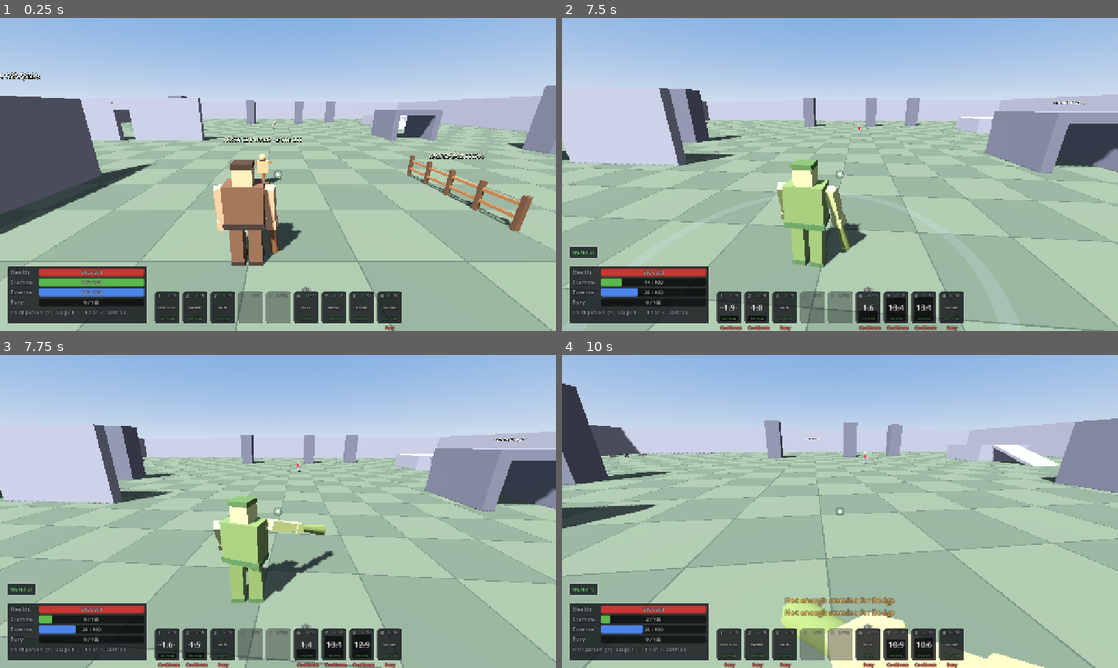
Above: before the commit, frames 1-4 (two rows, left to right).
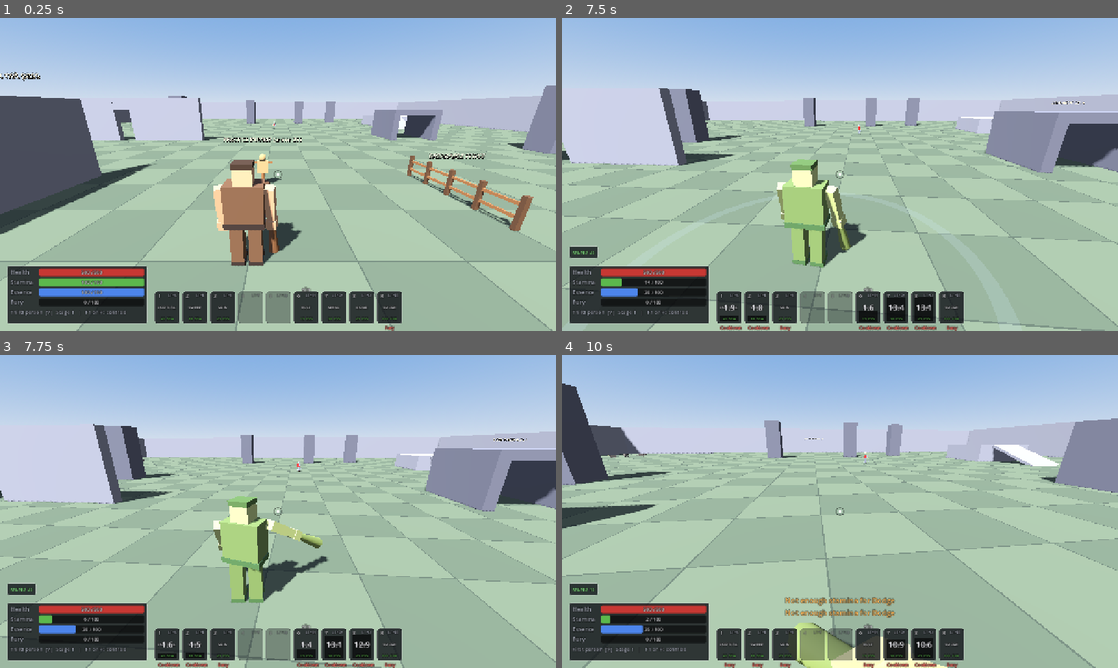
Above: after the commit, the same moments.

Repository: darkstalkermap-prog/Giantborne-Age-of-Titans
Game: Godot game, scene res://scenes/main.tscn
The game is run twice, just before and just after one commit, with the same random seed, the same clock (stepped at 60 frames per second) and the same inputs.
Inputs (mouse positions are in pixels of both pictures, inside the frame that each line leads up to):
- Up to frame 1 (0.25 s): no input
- Up to frame 2 (7.5 s): tap Enter at 0.5 s; move the mouse to (867, 174) at 0.52 s; hold W (move_forward) 0.53-5.78 s; tap Space (dodge) at 0.6, 1.55, 2.3, 3.05, 3.8, 4.55, 5.3, 6.05, 6.8 s; click (867, 174) at 0.67 s; tap F (jump) at 0.77, 1.52, 3.02, 3.77, 4.52, 6.02, 6.77 s; move the mouse to (812, 174) at 1.27 s; tap 1 (ability_1) at 1.35 s; move the mouse to (851, 168) at 2.02 s; tap 2 (ability_2) at 2.1 s; move the mouse to (834, 180) at 2.77 s; tap 3 (ability_3) at 2.85 s; click (834, 180) at 2.92 s; move the mouse to (878, 177) at 3.52 s; tap 4 (ability_4) at 3.6 s; move the mouse to (795, 171) at 4.27 s; tap 5 (ability_5) at 4.35 s; move the mouse to (845, 174) at 5.02 s; tap 6 (ability_6) at 5.1 s; click (845, 174) at 5.17 s; move the mouse to (817, 168) at 5.77 s; hold D (move_right) 5.78-6.53 s; tap 7 (ability_7) at 5.85 s; move the mouse to (867, 174) at 6.52 s; hold W (move_forward) from 6.53 s (still down); tap 8 (ability_8) at 6.6 s; move the mouse to (812, 174) at 7.27 s; click (812, 174) at 7.35 s
- Up to frame 3 (7.75 s): keep holding W (move_forward); tap F (jump) at 7.52 s; tap Space (dodge) at 7.55 s
- Up to frame 4 (10 s): move the mouse to (851, 505) at 8.02 s; right-click (851, 505) at 8.1 s; tap Space (dodge) at 8.3, 9.05, 9.6 s; move the mouse to (834, 517) at 8.77 s; release W (move_forward) at 8.78 s; hold A (move_left) 8.78-9.53 s; tap V (camera_toggle) at 8.85 s; tap F (jump) at 9.02, 9.77 s; move the mouse to (878, 514) at 9.52 s; hold W (move_forward) from 9.53 s (still down); click (878, 514) at 9.67 s

Frames 1-2 are identical in both runs. In frame 3, 0.5% of the frame differs, in the area x 47-61%, y 52-69%; in frame 4, 2.3%, in the area x 39-87%, y 77-100%.

Commit message:
M2 gate: the stage-1 light chain reaches a wolf at the giant's feet
The M1 light arcs were authored for a 1.8 m soldier and swept over a 0.9 m wolf:
light 2 never landed and light 1 only landed left of the facing, so "dodge then
punish" whiffed where a lunge stops (1.25-1.35 m from the giant's centre).

- Weapon arcs gain an optional pitch_mid_deg (action schema, below the P04
  anchor). AttackGeometry.arc_point follows the quadratic through the start,
  mid (f = 0.5) and end pitch; pose_for's active pose uses arc_point, so the rig
  still shows exactly the swept arc. Arcs without the key stay linear.
- light_1: pitch -15 -> -40 (mid) -> -30. light_2: yaw -60 -> 55, pitch
  -42 -> -36 (mid) -> -14. A linear arc cannot both dip for a wolf in front and
  stay shallow at light 1's far end for the M1 two-soldier crowd test.
- Tests: every stage-1 light and the heavy, started alone, lands on a wolf 1.3 m
  and 2.1 m away at -15/0/15 degrees; a real lunge from 4 m is punished by
  lights 1 and 2 inside its recovery and light 3 connects; unit checks for the
  curve, the rig pose and the schema. Both wolf tests fail on the M1 arcs.
- docs/systems/P04.md: an M2 gate section with coverage numbers and a note for
  P05's arc_pitch_offset_deg.

Co-Authored-By: Claude Opus 5.5 <noreply@anthropic.com>
Claude-Session: https://claude.ai/code/session_01Go6wybtSnFfKQb9VkEEDGU

Diff:
--- a/data/abilities/light_1.json
+++ b/data/abilities/light_1.json
@@ -21,7 +21,7 @@
 	"chain_next": "ability.light_2",
 	"chain_window_s": 0.35,
 	"hit_shape": "weapon_arc",
-	"arc": {"windup_yaw_deg": 95, "windup_pitch_deg": 20, "yaw_start_deg": 75, "yaw_end_deg": -60, "pitch_start_deg": -15, "pitch_end_deg": -38},
+	"arc": {"windup_yaw_deg": 95, "windup_pitch_deg": 20, "yaw_start_deg": 75, "yaw_end_deg": -60, "pitch_start_deg": -15, "pitch_mid_deg": -40, "pitch_end_deg": -30},
 	"cancels": [{"into": ["light", "dodge", "block"], "phase": "recovery", "after_s": 0.0}],
 	"movement": {"windup_speed_mult": 0.3, "active_speed_mult": 0.15, "recovery_speed_mult": 0.35},
 	"knockback_impulse": 2.0,
--- a/data/abilities/light_2.json
+++ b/data/abilities/light_2.json
@@ -21,7 +21,7 @@
 	"chain_next": "ability.light_3",
 	"chain_window_s": 0.35,
 	"hit_shape": "weapon_arc",
-	"arc": {"windup_yaw_deg": -100, "windup_pitch_deg": 15, "yaw_start_deg": -70, "yaw_end_deg": 55, "pitch_start_deg": -15, "pitch_end_deg": -36},
+	"arc": {"windup_yaw_deg": -100, "windup_pitch_deg": 15, "yaw_start_deg": -60, "yaw_end_deg": 55, "pitch_start_deg": -42, "pitch_mid_deg": -36, "pitch_end_deg": -14},
 	"cancels": [{"into": ["light", "dodge", "block"], "phase": "recovery", "after_s": 0.0}],
 	"movement": {"windup_speed_mult": 0.3, "active_speed_mult": 0.15, "recovery_speed_mult": 0.35},
 	"knockback_impulse": 2.0,
--- a/scripts/combat/attack_geometry.gd
+++ b/scripts/combat/attack_geometry.gd
@@ -14,12 +14,20 @@
 	return Vector3(sin(y) * cos(p), sin(p), -cos(y) * cos(p))
 
 
-## (yaw, pitch) along the active arc, f in 0..1.
+## (yaw, pitch) along the active arc, f in 0..1. Yaw is linear in f. Pitch is linear from
+## pitch_start_deg to pitch_end_deg, unless the arc has pitch_mid_deg: then it follows the
+## quadratic through the start, pitch_mid_deg at f = 0.5 and the end, so a swing can dip through
+## the front (where a small target stands at the giant's feet) and rise again toward its far
+## end (where a tall target stands farther from the shoulder).
 static func arc_point(action: ActionDef, f: float) -> Vector2:
 	var arc := action.arc
-	return Vector2(
-		lerpf(float(arc.get("yaw_start_deg", 0.0)), float(arc.get("yaw_end_deg", 0.0)), f),
-		lerpf(float(arc.get("pitch_start_deg", 0.0)), float(arc.get("pitch_end_deg", 0.0)), f))
+	var p0 := float(arc.get("pitch_start_deg", 0.0))
+	var p1 := float(arc.get("pitch_end_deg", 0.0))
+	var pitch := lerpf(p0, p1, f)
+	if arc.has("pitch_mid_deg"):
+		var pm := float(arc.pitch_mid_deg)
+		pitch = p0 * (1.0 - f) * (1.0 - 2.0 * f) + pm * 4.0 * f * (1.0 - f) + p1 * f * (2.0 * f - 1.0)
+	return Vector2(lerpf(float(arc.get("yaw_start_deg", 0.0)), float(arc.get("yaw_end_deg", 0.0)), f), pitch)
 
 
 ## Arm pose for presentation at any point of an action's timeline.
@@ -38,7 +46,7 @@
 				return idle.lerp(windup, 1.0 - (1.0 - t) * (1.0 - t))
 			return windup.lerp(start, (f - 0.75) / 0.25)
 		ActionDef.Phase.ACTIVE:
-			return start.lerp(finish, f)
+			return arc_point(action, f)
 		ActionDef.Phase.RECOVERY:
 			return finish.lerp(idle, smoothstep(0.0, 1.0, f))
 	return idle
--- a/scripts/core/schemas/action_schema.gd
+++ b/scripts/core/schemas/action_schema.gd
@@ -143,6 +143,10 @@
 		"ai_min_range_m": U.num(0.0),
 		"ai_max_range_m": U.pos(),
 	})
+	# M2 gate: the pitch at the middle of a weapon arc (AttackGeometry.arc_point: the quadratic
+	# through start, middle and end), so the stage-1 light chain dips low enough for a wolf at
+	# the giant's feet while its far ends still reach a soldier.
+	(f.arc.fields as Dictionary)["pitch_mid_deg"] = U.num(-89.0, 89.0)
 
 	## @anchor P07
 
--- a/tests/integration/test_wolf.gd
+++ b/tests/integration/test_wolf.gd
@@ -254,3 +254,96 @@
 	for a in attack_angles:
 		assert_true(absf(a) > 100.0, "only from behind (attacked at %.0f degrees)" % a)
 	assert_true(retreated, "and backs off about 8 m after an attack")
+
+
+# --------------------------------------------------------------------------- M2 gate: punishing a wolf
+
+## Where a lunge that reaches a stage-1 giant stops (its approach_stop_m capsule gap): about
+## 1.3 m from the giant's centre.
+const LUNGE_STOP_M := 1.3
+## Straight ahead and 15 degrees to either side of the giant's facing (+ = right).
+const BEARINGS_DEG := [-15.0, 0.0, 15.0]
+
+
+func _bearing_point(bearing_deg: float, d: float) -> Vector3:
+	var t := deg_to_rad(bearing_deg)
+	return Vector3(d * sin(t), 0.05, -d * cos(t))
+
+
+func _side(bearing_deg: float) -> String:
+	if is_zero_approx(bearing_deg):
+		return "straight ahead"
+	return "%.0f degrees to the %s" % [absf(bearing_deg), "right" if bearing_deg > 0.0 else "left"]
+
+
+## Every stage-1 light and the heavy, each started on its own from the same stance, lands on a
+## 0.9 m wolf standing where a lunge stops and at 0.6 x the stage-1 melee reach (2.1 m), on both
+## sides of the giant's facing. (The M1 arcs swept over a wolf there: light 2 never landed.)
+func test_stage_1_attacks_reach_a_wolf_on_both_sides() -> void:
+	var reach := float(GameData.get_record("growth.01").melee_reach_m)
+	var n := 0
+	for attack_id: String in ["ability.light_1", "ability.light_2", "ability.light_3", "ability.heavy_1"]:
+		var a := GameData.get_action(attack_id)
+		for d: float in [LUNGE_STOP_M, 0.6 * reach]:
+			for bearing: float in BEARINGS_DEG:
+				n += 1
+				var p := spawn_player(Vector3(0, 0.05, 0), 0.0)
+				var pos := _bearing_point(bearing, d)
+				var id := "test.wolf_reach_%d" % n
+				var w := _wolf(pos, id, false, yaw_towards(pos, Vector3.ZERO))
+				w.entity.combatant.unkillable = true
+				await step_ticks(3)
+				assert_eq(p.controller.request(&"attack", {"action_id": attack_id}), CombatController.Verdict.ACCEPT,
+					"%s starts" % attack_id)
+				await step_ticks(a.windup_ticks + a.active_ticks + 2)
+				var landed := 0
+				for r in hits_on(id):
+					if r.event.action_id == attack_id:
+						landed += 1
+				assert_eq(landed, 1, "%s lands on a wolf %.1f m away, %s" % [attack_id, d, _side(bearing)])
+				p.queue_free()
+				w.queue_free()
+				await step_ticks(2)
+
+
+## "Dodge then punish", without the dodge: a wolf that lunges at a stage-1 giant stops at its
+## feet. The light chain started in the wolf's 0.9 s recovery lands its first two blows inside
+## that window and all three connect, whether the wolf came from straight ahead or 15 degrees to
+## either side.
+func test_a_wolf_that_lunged_is_punished_by_the_light_chain() -> void:
+	var lunge := GameData.get_action("ability.wolf_lunge")
+	var n := 0
+	for bearing: float in BEARINGS_DEG:
+		n += 1
+		var p := spawn_player(Vector3(0, 0.05, 0), 0.0)
+		p.entity.combatant.unkillable = true
+		var pos := _bearing_point(bearing, 4.0)
+		var id := "test.wolf_punished_%d" % n
+		var w := _wolf(pos, id, false, yaw_towards(pos, Vector3.ZERO))
+		w.entity.combatant.unkillable = true
+		await step_ticks(3)
+		w.brain.target_id = "player"
+		w.controller.request(&"attack", {"action_id": "ability.wolf_lunge"})
+		var recovering: bool = await TestWait.until(self, func() -> bool:
+			return w.controller.phase() == ActionDef.Phase.RECOVERY, lunge.windup_ticks + lunge.active_ticks + 5)
+		assert_true(recovering, "the lunge from %s ends in its recovery" % _side(bearing))
+		var stop := Vector2(w.global_position.x - p.global_position.x, w.global_position.z - p.global_position.z).length()
+		assert_true(stop < LUNGE_STOP_M + 0.15, "it stopped at the giant's feet (%.2f m)" % stop)
+		var window_end := Sim.tick + lunge.recovery_ticks
+		for i in 3:
+			var light_id := "ability.light_%d" % (i + 1)
+			p.router.inject_light_attack()
+			var swung: bool = await TestWait.until(self, func() -> bool:
+				return p.controller.action != null and p.controller.action.id == light_id \
+					and p.controller.phase() == ActionDef.Phase.RECOVERY, 60)
+			assert_true(swung, "%s ran (wolf from %s)" % [light_id, _side(bearing)])
+		var hit_tick := {}
+		for r in hits_on(id):
+			hit_tick[r.event.action_id] = r.event.tick
+		for light_id: String in ["ability.light_1", "ability.light_2"]:
+			assert_true(hit_tick.has(light_id) and int(hit_tick[light_id]) <= window_end,
+				"%s lands in the recovery window (wolf from %s; hits %s)" % [light_id, _side(bearing), hit_tick])
+		assert_true(hit_tick.has("ability.light_3"), "and the combo's third blow connects (wolf from %s)" % _side(bearing))
+		p.queue_free()
+		w.queue_free()
+		await step_ticks(2)
--- a/tests/unit/test_targeting_and_registry.gd
+++ b/tests/unit/test_targeting_and_registry.gd
@@ -108,3 +108,33 @@
 	assert_true(b.y.is_equal_approx(Vector3(1, 1, 0).normalized()), "capsule axis aligned")
 	assert_near(b.determinant(), 1.0, 1e-5, "right-handed orthonormal basis")
 	assert_near(TargetingRules.yaw_of(Vector3(-1, 0, 0)), PI / 2.0, 1e-6, "yaw convention")
+
+
+## M2 gate: an arc with pitch_mid_deg follows the quadratic through its start, middle and end
+## pitch (so a swing can dip through the front), the rig poses the arm on the same curve, and an
+## arc without it stays linear. The schema accepts the key within -89..89 degrees.
+func test_attack_geometry_mid_pitch() -> void:
+	var arc := {"windup_yaw_deg": 90, "windup_pitch_deg": 20, "yaw_start_deg": 60, "yaw_end_deg": -60,
+		"pitch_start_deg": -10, "pitch_end_deg": -30}
+	var linear := ActionDef.from_dict({"id": "ability.arc_linear", "arc": arc})
+	var mid_arc := arc.duplicate()
+	mid_arc["pitch_mid_deg"] = -40
+	var dipped := ActionDef.from_dict({"id": "ability.arc_mid", "arc": mid_arc})
+	assert_true(AttackGeometry.arc_point(linear, 0.25).is_equal_approx(Vector2(30.0, -15.0)), "no mid key: linear")
+	for spec: Array in [[0.0, Vector2(60.0, -10.0)], [0.5, Vector2(0.0, -40.0)], [1.0, Vector2(-60.0, -30.0)]]:
+		assert_true(AttackGeometry.arc_point(dipped, spec[0]).is_equal_approx(spec[1]),
+			"the mid-pitch arc passes through %s at f=%.1f (got %s)" % [spec[1], spec[0], AttackGeometry.arc_point(dipped, spec[0])])
+	assert_near(AttackGeometry.arc_point(dipped, 0.25).x, 30.0, 1e-4, "yaw stays linear")
+	assert_true(AttackGeometry.arc_point(dipped, 0.6).y < -40.0, "the dip bottoms out after the middle when the end is lower")
+	for f: float in [0.0, 0.2, 0.5, 0.8, 1.0]:
+		assert_true(AttackGeometry.pose_for(dipped, ActionDef.Phase.ACTIVE, f, Vector2.ZERO).is_equal_approx(
+			AttackGeometry.arc_point(dipped, f)), "the rig's active pose is the swept arc at f=%.1f" % f)
+		assert_true(AttackGeometry.pose_for(linear, ActionDef.Phase.ACTIVE, f, Vector2.ZERO).is_equal_approx(
+			AttackGeometry.arc_point(linear, f)), "also without a mid key at f=%.1f" % f)
+	var rec: Dictionary = GameData.get_record("ability.light_1").duplicate(true)
+	rec["id"] = "ability.arc_probe"
+	assert_eq(DataValidator.validate_record(rec, "probe.json").errors, PackedStringArray(),
+		"the shipped light 1 (with pitch_mid_deg) validates")
+	(rec.arc as Dictionary)["pitch_mid_deg"] = -95
+	assert_true("\n".join(DataValidator.validate_record(rec, "probe.json").errors).contains("pitch_mid_deg: must be >= -89"),
+		"pitch_mid_deg is range checked")
Not shown, changed: docs/systems/P04.md
